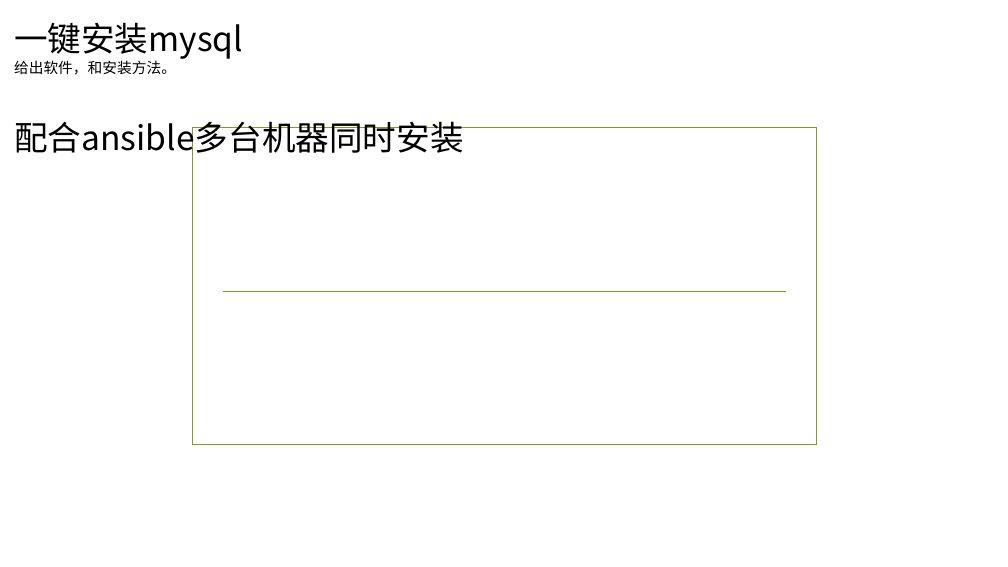
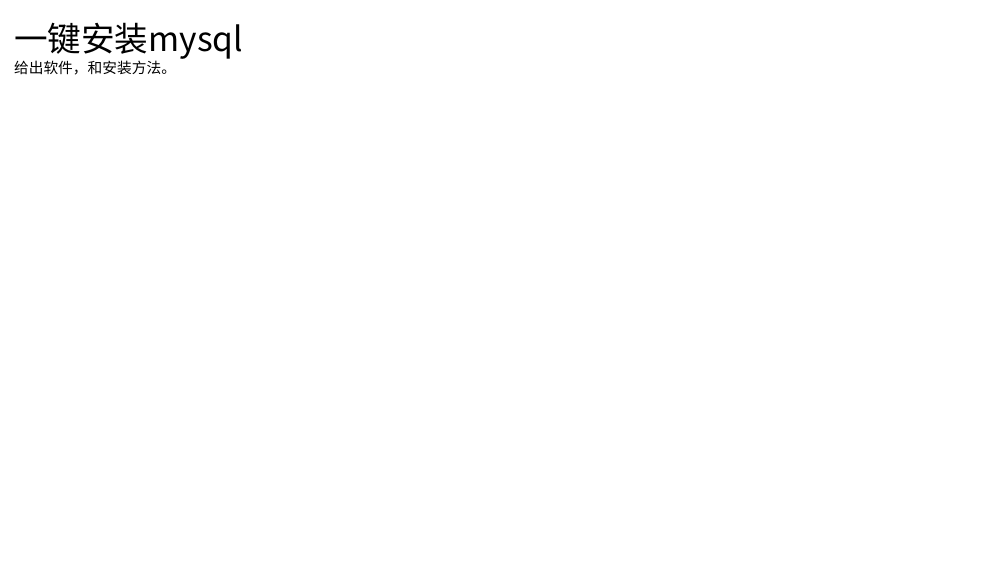
Before and after one commit to ronghuaihai/sharefiles, a slide deck: slide 11 of 数据库演示.pptx (slide 5 before the commit). Drawn at 1008x567 pixels with LibreOffice and Linux fonts; fonts in the diff are those of the drawing; background and template pictures are left out. Boxes give left, top, right and bottom in pixels: in the first picture for what was removed or moved away, otherwise in the second. Text is boxed around its words. In the diff, an @@ line names an element or a change of style, - is before the commit and + after.

```diff
--- a/数据库演示.pptx
+++ b/数据库演示.pptx
@@ text at bbox=[14, 121, 464, 159]: paragraph removed @@
-配合ansible多台机器同时安装
@@ rectangle removed at bbox=[193, 128, 817, 445] @@
@@ line removed from (222, 291) to (786, 291) @@
```
Also in this commit, not shown: 33 other slides changed, 17 slides added, 1 slide removed, 57 other files.
